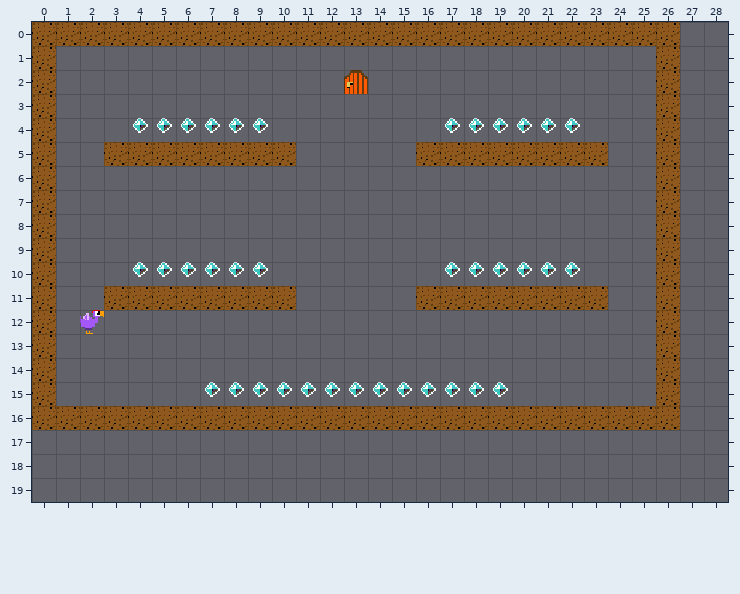
Two versions of a level (Tiled map (JSON), src/levels/level-02.tmj). The picture above is the old version.
Cells are 16x16 px. Shown: x 0..28, y 0..19. The old version is drawn lined up with the new one.
Now the later version:
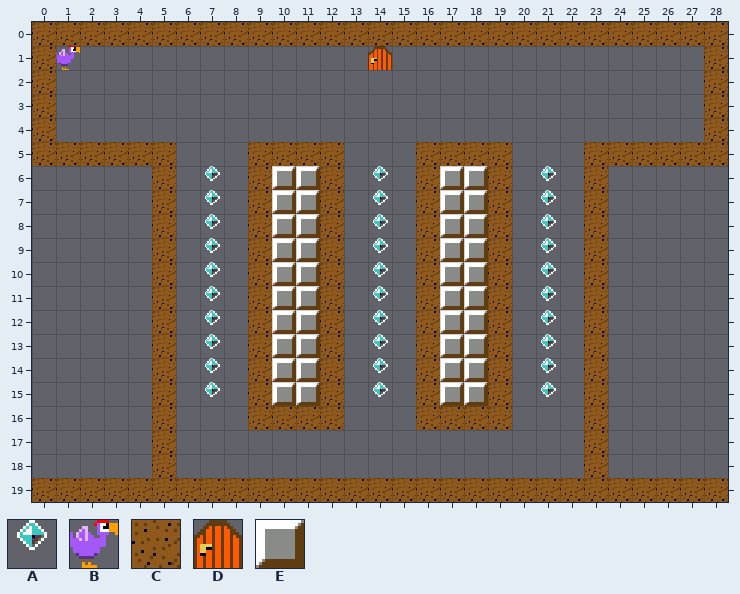
Key: from "LittleJS Platformer": A 0, B 2, C 5, D 6, E 8.
_ is an empty cell, . an unchanged one.
Diff:
map size 27x17 -> 29x20 cells
--- layer "Foreground"
@@ x 0..28 @@
- 0 ...........................__
- 1 ._............_...........C._
- 2 .............D............C._
- 3 ..........................C._
- 4 ....AAAAAA.......AAAAAA...C._
- 5 .__...CCC..__.......CCC.__.__
- 6 C...._._.____._.____._._..C..
- 7 C...._._.____._.____._._..C..
- 8 C...._._.____._.____._._..C..
- 9 C...._._.____._.____._._..C..
-10 C...AAA.AA___._._AAAA.A_..C..
-11 C..CC.CCC.C__._..CC.CCC...C..
-12 C.B.._._.____._.____._._..C..
-13 C...._._.____._.____._._..C..
-14 C...._._.____._.____._._..C..
-15 C...._..AAAAAA.AAAAA._._..C..
-16 CCCCC.CCC....CCC....CCC.CCC..
-17 ....._................._.....
-18 ....._................._.....
-19 _____________________________
+ 0 ...........................CC
+ 1 .B............D..........._.C
+ 2 ............._............_.C
+ 3 .........................._.C
+ 4 ....______.......______..._.C
+ 5 .CC...___..CC.......___.CC.CC
+ 6 _....C.A.CEEC.A.CEEC.A.C.._..
+ 7 _....C.A.CEEC.A.CEEC.A.C.._..
+ 8 _....C.A.CEEC.A.CEEC.A.C.._..
+ 9 _....C.A.CEEC.A.CEEC.A.C.._..
+10 _..._C_._CEEC.A.CEEC_._C.._..
+11 _..__._A_.EEC.A..EE._A_..._..
+12 _._..C.A.CEEC.A.CEEC.A.C.._..
+13 _....C.A.CEEC.A.CEEC.A.C.._..
+14 _....C.A.CEEC.A.CEEC.A.C.._..
+15 _....C.._CEEC_._CEEC.A.C.._..
+16 _____.___....___....___.___..
+17 .....C.................C.....
+18 .....C.................C.....
+19 CCCCCCCCCCCCCCCCCCCCCCCCCCCCC
Where, in picture pixels (left, top, right, bottom), the same in both pictures:
changed: (32, 22, 728, 502)
